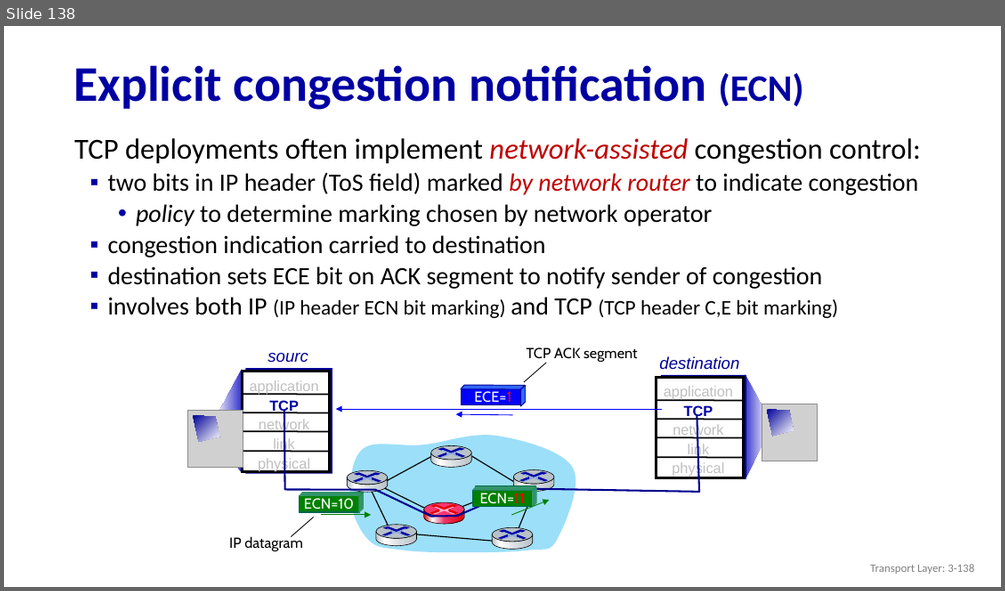
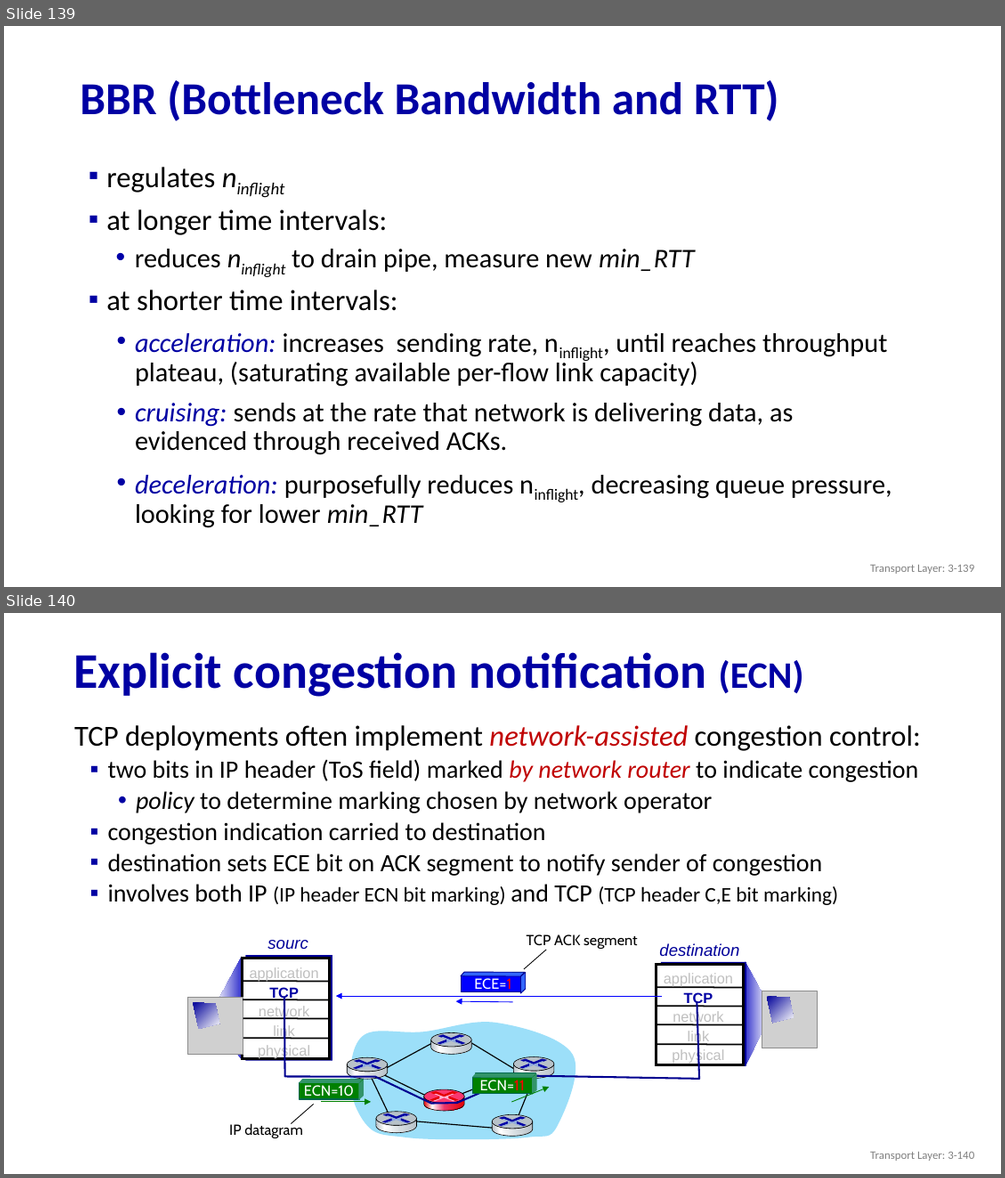
Before and after one commit to huangqy89/cn-2026, a slide deck: static_files/lectures/Chapter_3_v8.2.pptx. Shown one above the other, each under a label of ours: slide 138 before the commit, slides 139 and 140 after it. The pictures are 1005x591 and 1005x1178 pixels, drawn with LibreOffice and Linux fonts; fonts in the diff are those of the drawing; grey boxes stand for pictures. Boxes give left, top, right and bottom in pixels: in the first picture for what was removed or moved away, otherwise in the second. Text is boxed around its words. In the diff, an @@ line names an element or a change of style, - is before the commit and + after.

```diff
--- a/static_files/lectures/Chapter_3_v8.2.pptx
+++ b/static_files/lectures/Chapter_3_v8.2.pptx
@@ slide 139 added at (4, 26, 1001, 587), background #FFFFFF @@
@@ title added at (80, 80, 779, 121), 44 pt, text #0000A3, bold @@
+BBR (Bottleneck Bandwidth and RTT)
@@ text added at (106, 167, 694, 311), 28 pt, text #000000 @@
+▪ regulates ninflight
+▪ at longer time intervals:
+  • reduces ninflight to drain pipe, measure new min_RTT
+▪ at shorter time intervals:
@@ text added at (135, 333, 892, 528), 26 pt, text #000000 @@
+• acceleration: increases sending rate, ninflight, until reaches throughput plateau, (saturating available per-flow link capacity)
+• cruising: sends at the rate that network is delivering data, as evidenced through received ACKs.
+• deceleration: purposefully reduces ninflight, decreasing queue pressure, looking for lower min_RTT
@@ text added at (870, 564, 974, 573), 11 pt, text #808080 @@
+Transport Layer: 3-139
@@ what was slide 138 is now slide 140 @@
@@ text at (870, 1151, 974, 1160): text changed @@
-Transport Layer: 3-138
+Transport Layer: 3-140
```
Also in this commit, not shown: 4 slides changed, 4 other slides added, 3 slides removed, 3 other files.
